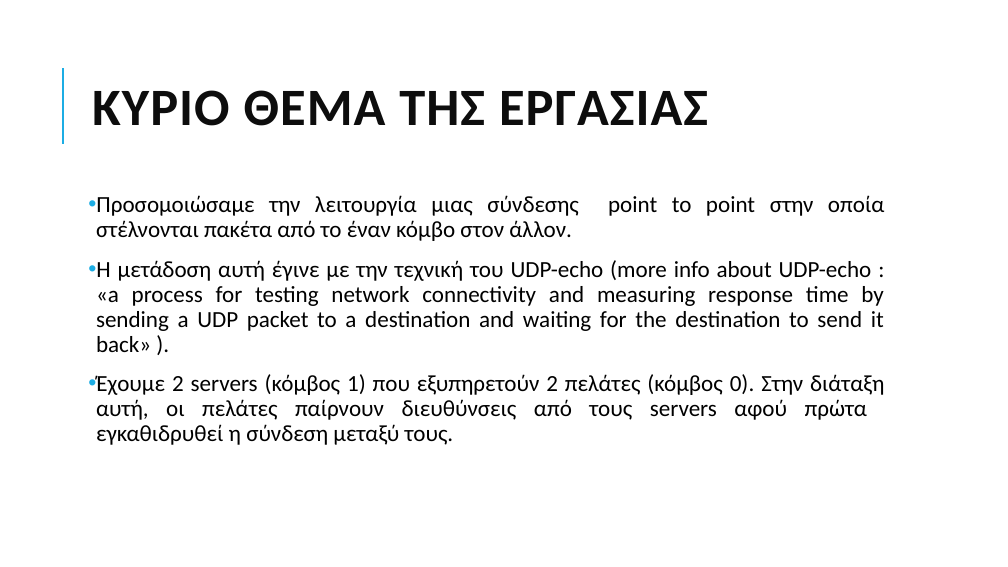
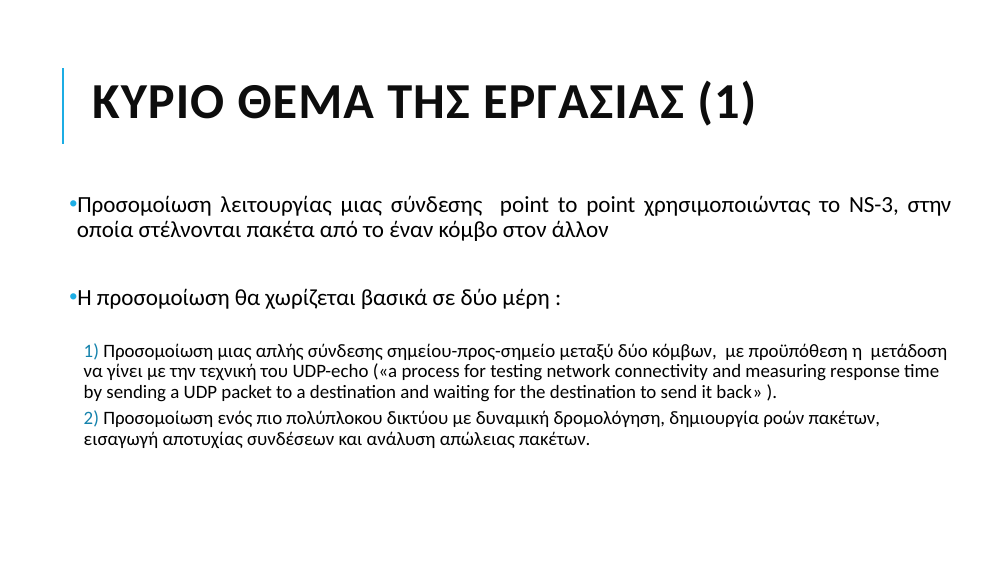
Before and after one commit to grgmyl/Ns3Project, a slide deck: slide 2 of Presentations/Ns-3_presentation_F.pptx. Drawn at 1008x567 pixels with LibreOffice and Linux fonts; fonts in the diff are those of the drawing. Boxes give left, top, right and bottom in pixels: in the first picture for what was removed or moved away, otherwise in the second. Text is boxed around its words. In the diff, an @@ line names an element or a change of style, - is before the commit and + after.

Commit message:
Final file at Last!!

```diff
--- a/Presentations/Ns-3_presentation_F.pptx
+++ b/Presentations/Ns-3_presentation_F.pptx
@@ title at [92, 80, 756, 126]: text changed; size 50 to 48 pt @@
-ΚΥΡΙΟ ΘΕΜΑ ΤΗΣ ΕΡΓΑΣΙΑΣ
+ΚΥΡΙΟ ΘΕΜΑ ΤΗΣ ΕΡΓΑΣΙΑΣ (1)
@@ text at [77, 195, 952, 448]: text changed; size 22 to 18 pt @@
-• Προσομοιώσαμε την λειτουργία μιας σύνδεσης point to point στην οποία στέλνονται πακέτα από το έναν κόμβο στον άλλον.
-• Η μετάδοση αυτή έγινε με την τεχνική του UDP-echo (more info about UDP-echo :
-  «a process for testing network connectivity and measuring response time by sending a UDP packet to a destination and waiting for the destination to send it back» ).
-• Έχουμε 2 servers (κόμβος 1) που εξυπηρετούν 2 πελάτες (κόμβος 0). Στην διάταξη αυτή, οι πελάτες παίρνουν διευθύνσεις από τους servers αφού πρώτα εγκαθιδρυθεί η σύνδεση μεταξύ τους.
+• Προσομοίωση λειτουργίας μιας σύνδεσης point to point χρησιμοποιώντας το NS-3, στην οποία στέλνονται πακέτα από το έναν κόμβο στον άλλον
+• H προσομοίωση θα χωρίζεται βασικά σε δύο μέρη :
+  1) Προσομοίωση μιας απλής σύνδεσης σημείου-προς-σημείο μεταξύ δύο κόμβων, με προϋπόθεση η μετάδοση να γίνει με την τεχνική του UDP-echo («a process for testing network connectivity and measuring response time by sending a UDP packet to a destination and waiting for the destination to send it back» ).
+  2) Προσομοίωση ενός πιο πολύπλοκου δικτύου με δυναμική δρομολόγηση, δημιουργία ροών πακέτων, εισαγωγή αποτυχίας συνδέσεων και ανάλυση απώλειας πακέτων.
```
Also in this commit, not shown: 3 other slides changed, 2 slides added.
